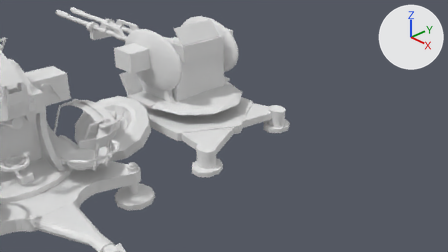
Before and after pictures for a commit that changed the Blender file sources/Zu23B.blend.
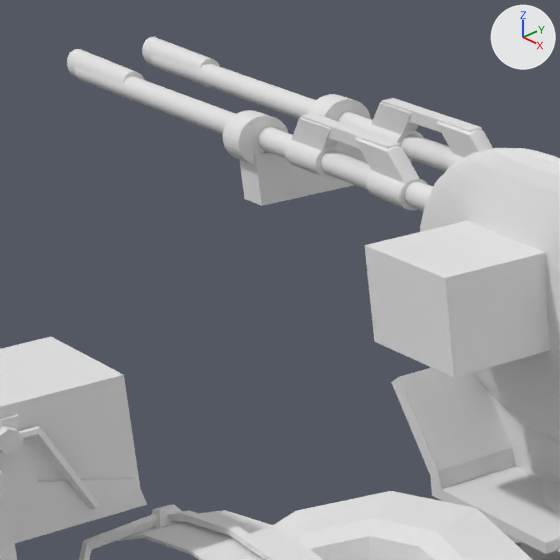
Old and new are each drawn from the file's camera 'Camera' and again close up on the part from 10% to 34% of the width and 0% to 43% of the height. Arrows for +X, +Y and +Z are at upper right; the lights stay in place.

The first close-up shows 'Cube.001', 'ZU-23-2', 'holder', 'leftBarrel', 'rightBarrel'.
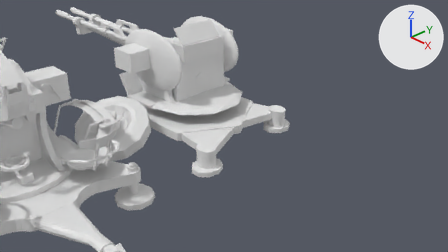
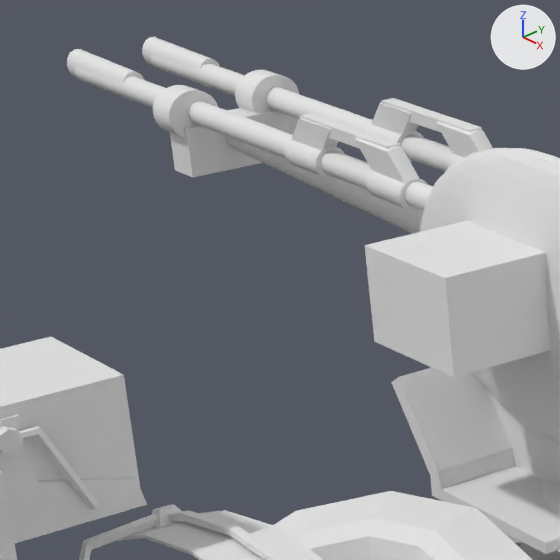
Edits to the bpy script that builds the scene:
```text
Change me_cube:
    where me_cube.from_pydata(...)  # 136 vertices, 74 faces; spans x -1.16..1.0, y -1.22..1.08, z -1.0..2.4
    used by ob_holder; parent = ob_guns; location = (-3.923, -0.147, 1.806); scale = (0.0859, 0.333, 0.13)
    me_cube part 1: the loose piece of 64 vertices spanning x -1.16..0.72, y -1.22..-0.36, z 0.45..2.4 is copied, and the copy is multiplied about its middle by the matrix ((27.233, 0.0, 0.592), (0.0, 0.623, 0.0), (-0.967, 0.0, 0.642)), then moved by (24.19, 0.69, -1.87); it spans x -1.2..49.14, y -0.36..0.17, z -1.97..1.09
Change ob_holder:
    ob_holder.location: (-3.923, -0.147, 1.806) -> (-4.639, -0.147, 1.806)
    ob_holder.scale: (0.0859, 0.333, 0.13) -> (0.0948, 0.333, 0.13)
```

Where the change shows, as pixel boxes [x1, y1, x2, y2] in the close-ups (560 x 560 px):
'holder', reshaped, moved, rescaled: before [223, 94, 371, 206]; after [153, 70, 424, 234]
part 1 of me_cube, added: after [225, 136, 424, 234]
